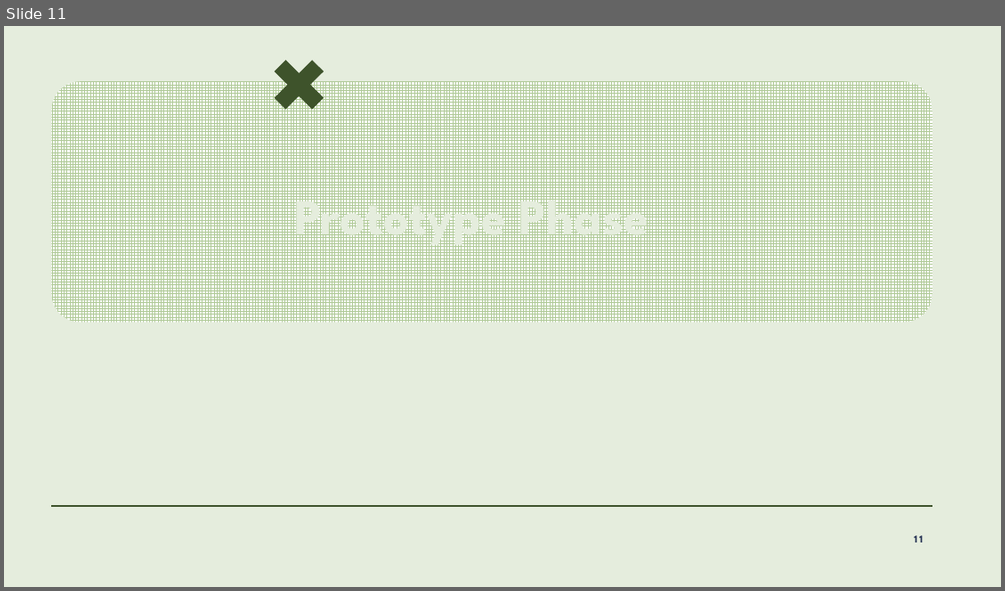
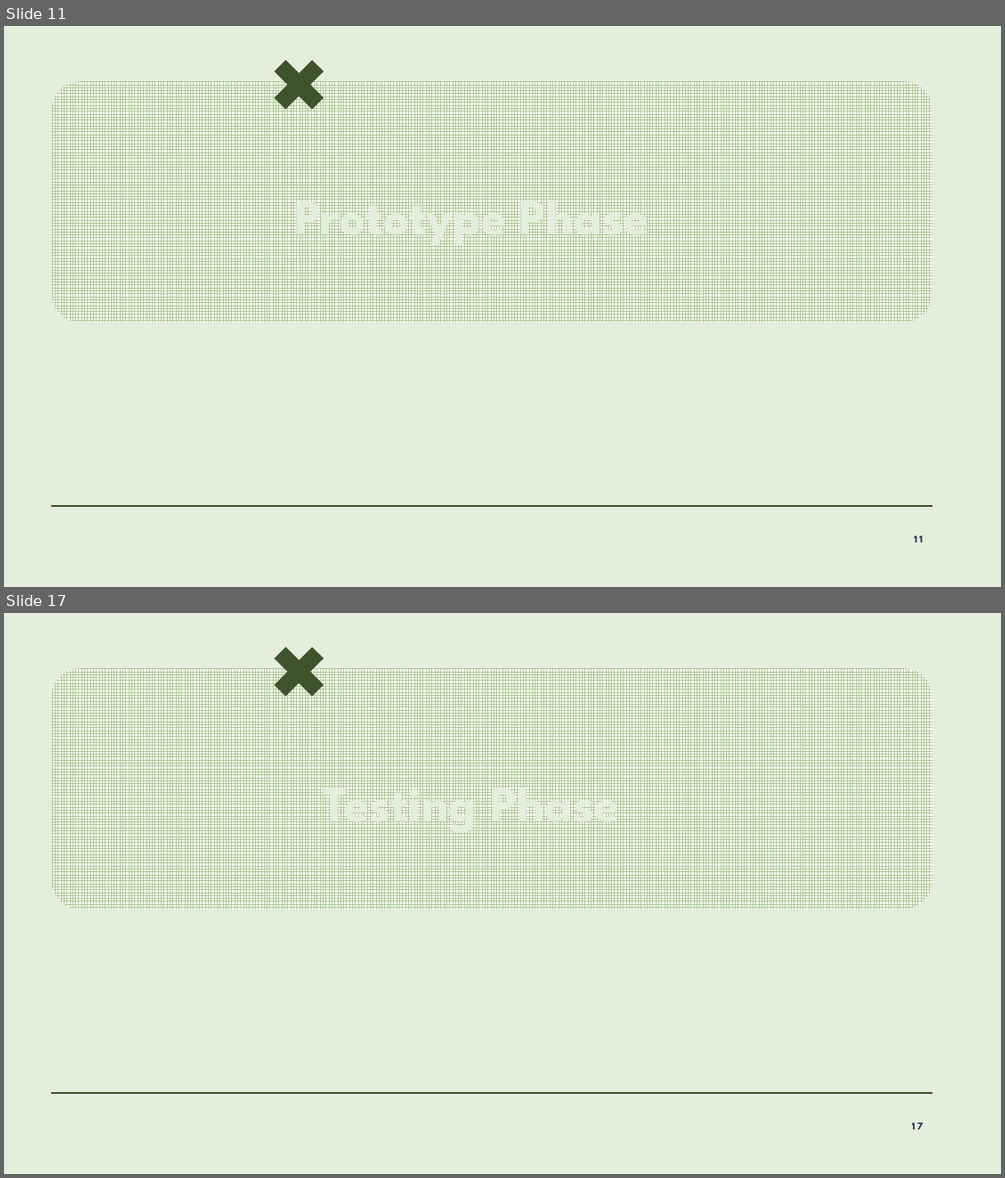
Before and after one commit to lalitm1004/DES211-CCD, a slide deck: presentation.pptx. Shown one above the other, each under a label of ours: slide 11 before the commit, slides 11 and 17 after it; the slides between them are not shown. The pictures are 1005x591 and 1005x1178 pixels, drawn with LibreOffice and Linux fonts; fonts in the diff are those of the drawing; background and template pictures are left out. Boxes give left, top, right and bottom in pixels: in the first picture for what was removed or moved away, otherwise in the second. Text is boxed around its words. In the diff, an @@ line names an element or a change of style, - is before the commit and + after.

```diff
--- a/presentation.pptx
+++ b/presentation.pptx
@@ slide 17 added at <box>4,613,1001,1174</box>, background #E5EDDD; not listed: 3 template elements that a slide beside it also shows @@
@@ title added at <box>324,771,619,836</box>, 48 pt, text #E5EDDD, bold @@
+Testing Phase
@@ page number added at <box>912,1122,922,1129</box>, 10 pt, text #222F51, bold @@
+17
```
Also in this commit, not shown: 8 other slides added, 1 slide removed, 1 other file.
